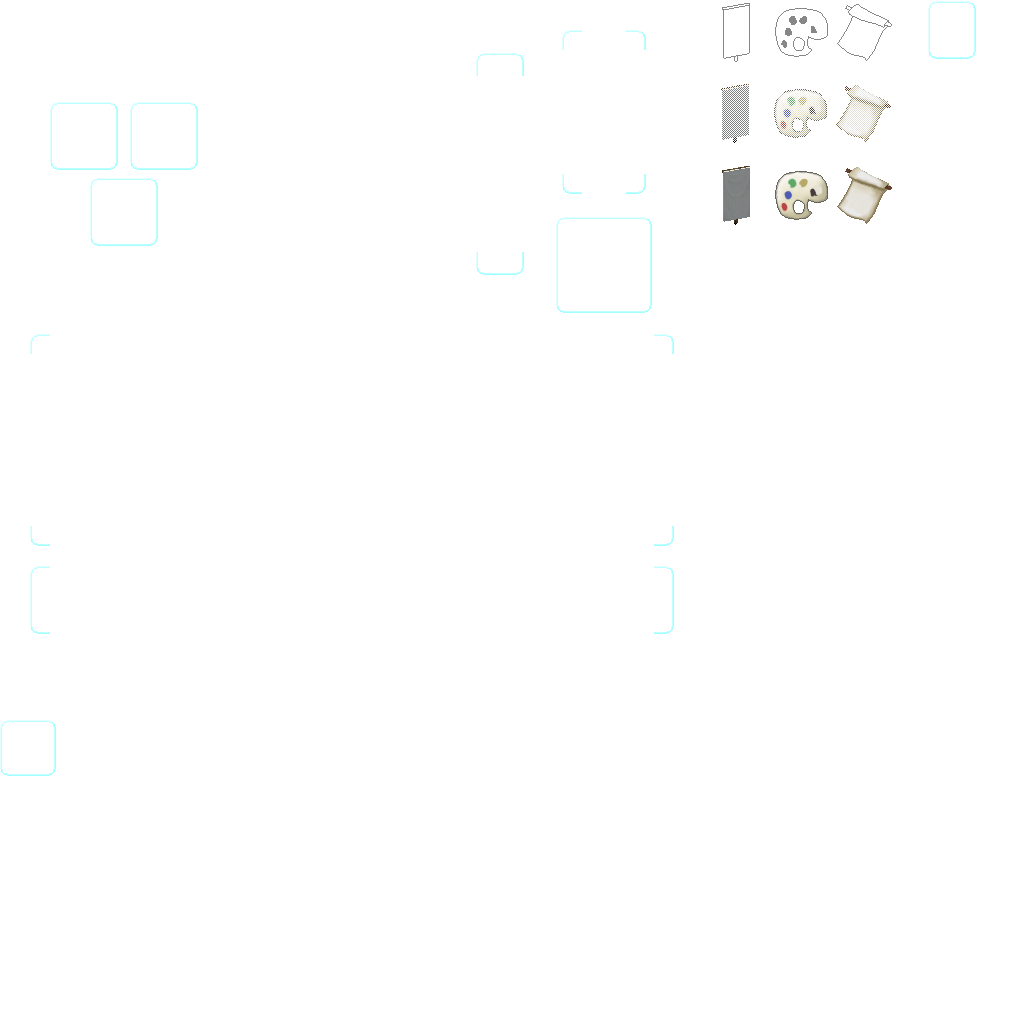
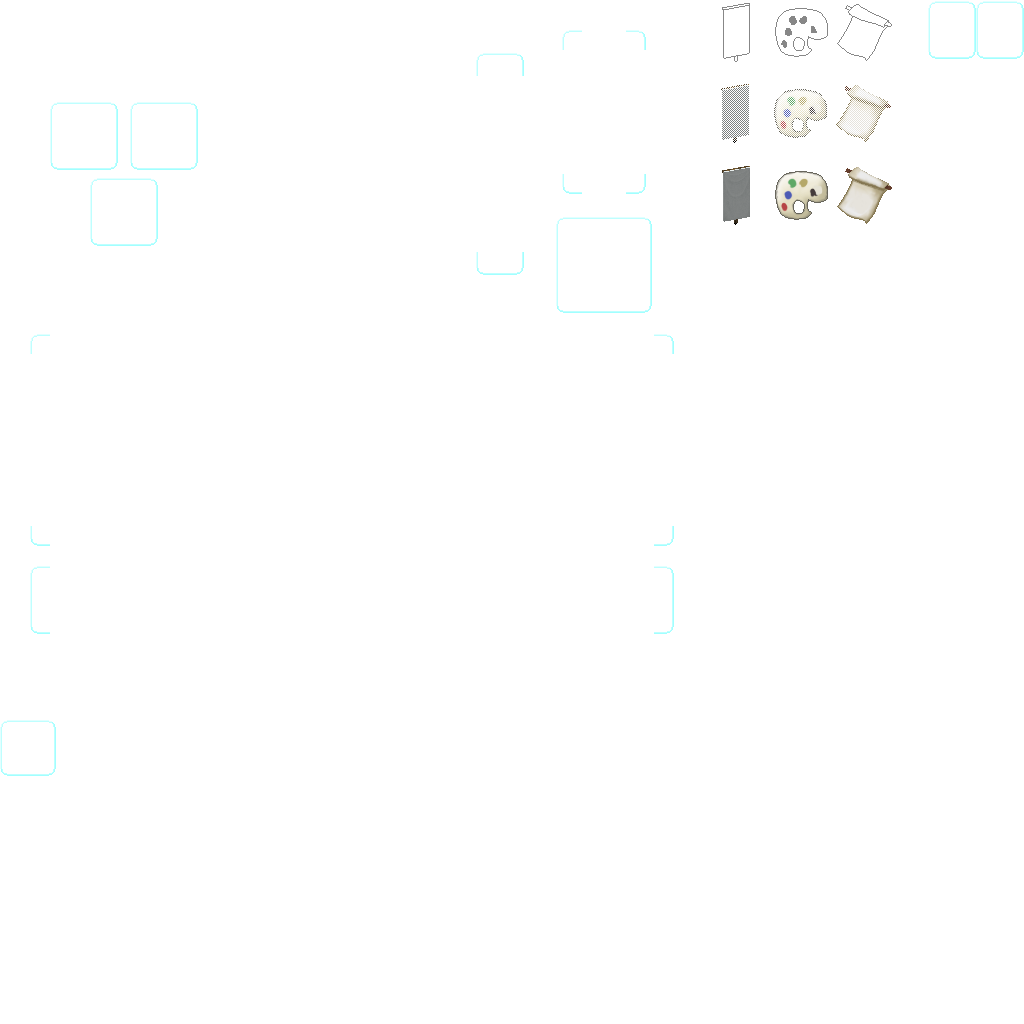
Two versions of the same layered image (w=1024, h=1024). Layer-by-layer changes:
added layer "Слой 15" above "Слой 4" over [976, 1, 1024, 59]
